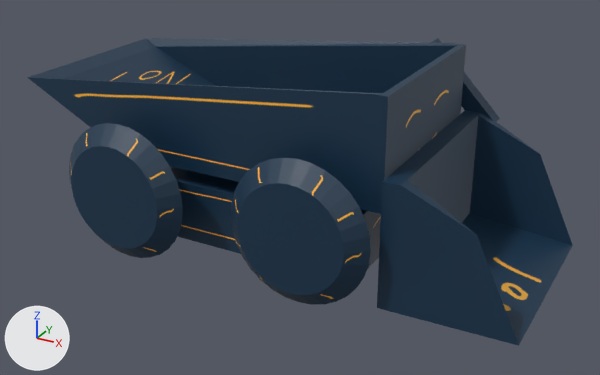
The Blender file robot1/newrobot.blend as it was, and as the next commit left it.
Camera for both pictures: a 50 mm camera at (6.05, -13.27, 7.64) aimed at (-1.11, -0.26, 1.13). Every picture has the same lights, and +X, +Y and +Z are marked at lower left. The first picture is the older version.

In view in the first picture: '円柱.002', '円柱.003', '立方体', '立方体.001', '立方体.005'.
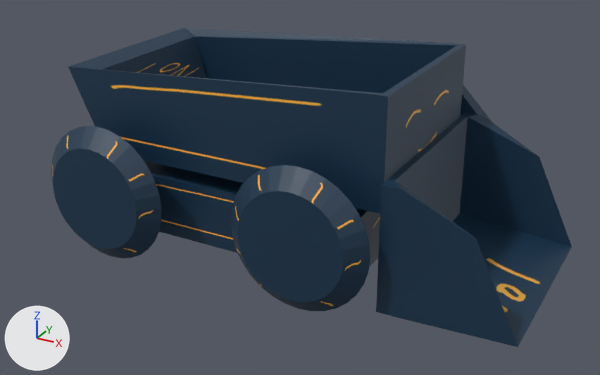
What the commit changed:
me_立方体_010 is used by ob_立方体; location (0.67, 0.01, 4.1); scale (0.206, 0.206, 0.206).
me_立方体_010 had 43 vertices, 46 faces and spanned x -1.6..14.9, y -10.0..11.3, z -19.5..-1.9.
me_立方体_010 now has 43 vertices, 46 faces and spans x -0.5..14.9, y -10.0..11.3, z -19.4..-3.9.
me_立方体_010 part 1: the loose piece of 8 vertices spanning x -1.6..6.3, y 9.7..11.3, z -10.0..-1.9 is moved by (1.1, 0.0, -2.0).
me_立方体_010 part 2: all 6 vertices in x 4.9, y -8.8..8.8, z -18.2..-8.0 are moved by (-1.0, 0.0, 0.0).
Other edits to the shape of me_立方体_010 do not show in these pictures.
me_立方体_007 is used by ob_立方体_005; location (0.61, 1.04, 4.05); scale (0.358, 0.358, 0.358).
me_立方体_007 had 32 vertices, 30 faces and spanned x -19.5..2.0, y -8.1..2.3, z -7.0..-0.7.
me_立方体_007 now has 32 vertices, 30 faces and spans x -16.4..2.0, y -8.1..2.3, z -7.0..-0.7.
me_立方体_007 part 3: all 4 vertices in x -19.5..-18.4, y -8.1..2.3, z -3.2..-2.9 are moved by (3.1, 0.0, 1.0).
Other edits to the shape of me_立方体_007 do not show in these pictures.
Object '円柱.002' (ob_円柱_002) moves from (-3.59, -2.5, 1.37) to (-4.07, -2.5, 1.24).
Object '円柱.003' (ob_円柱_003) moves from (0.02, -2.4, 1.36) to (0.02, -2.4, 1.23).
Object '立方体' (ob_立方体) moves from (0.67, 0.01, 4.1) to (0.66, 0.01, 4.05).

Changed parts and their boxes [x1, y1, x2, y2] in the pictures (600 x 375 px; the box of a moved part takes in the faces that stretch with it):
'立方体.005', reshaped (9% narrower): before [27, 38, 466, 214]; after [68, 28, 466, 214]
'立方体', reshaped, moved: before [377, 39, 573, 346]; after [376, 85, 572, 347]
'円柱.003', moved: before [231, 157, 371, 305]; after [231, 165, 370, 311]
'円柱.002', moved: before [69, 123, 183, 258]; after [51, 126, 161, 258]
part 1 of me_立方体_010, moved or reshaped: before [431, 39, 500, 122]; after [460, 85, 492, 122]
part 2 of me_立方体_010, moved or reshaped: before [382, 110, 540, 233]; after [382, 113, 539, 234]
part 3 of me_立方体_007, moved or reshaped: before [27, 38, 443, 210]; after [68, 28, 443, 210]
